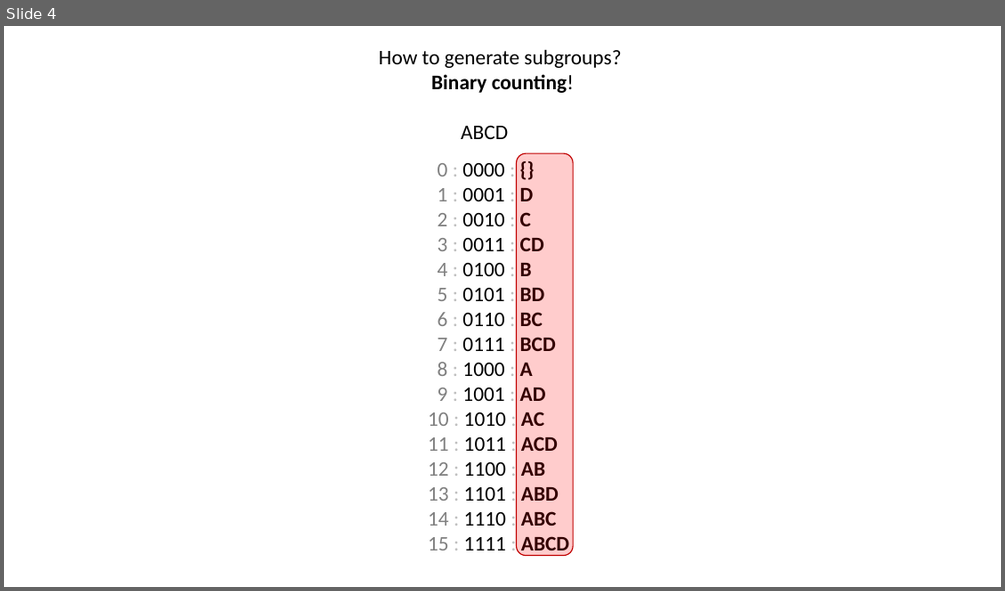
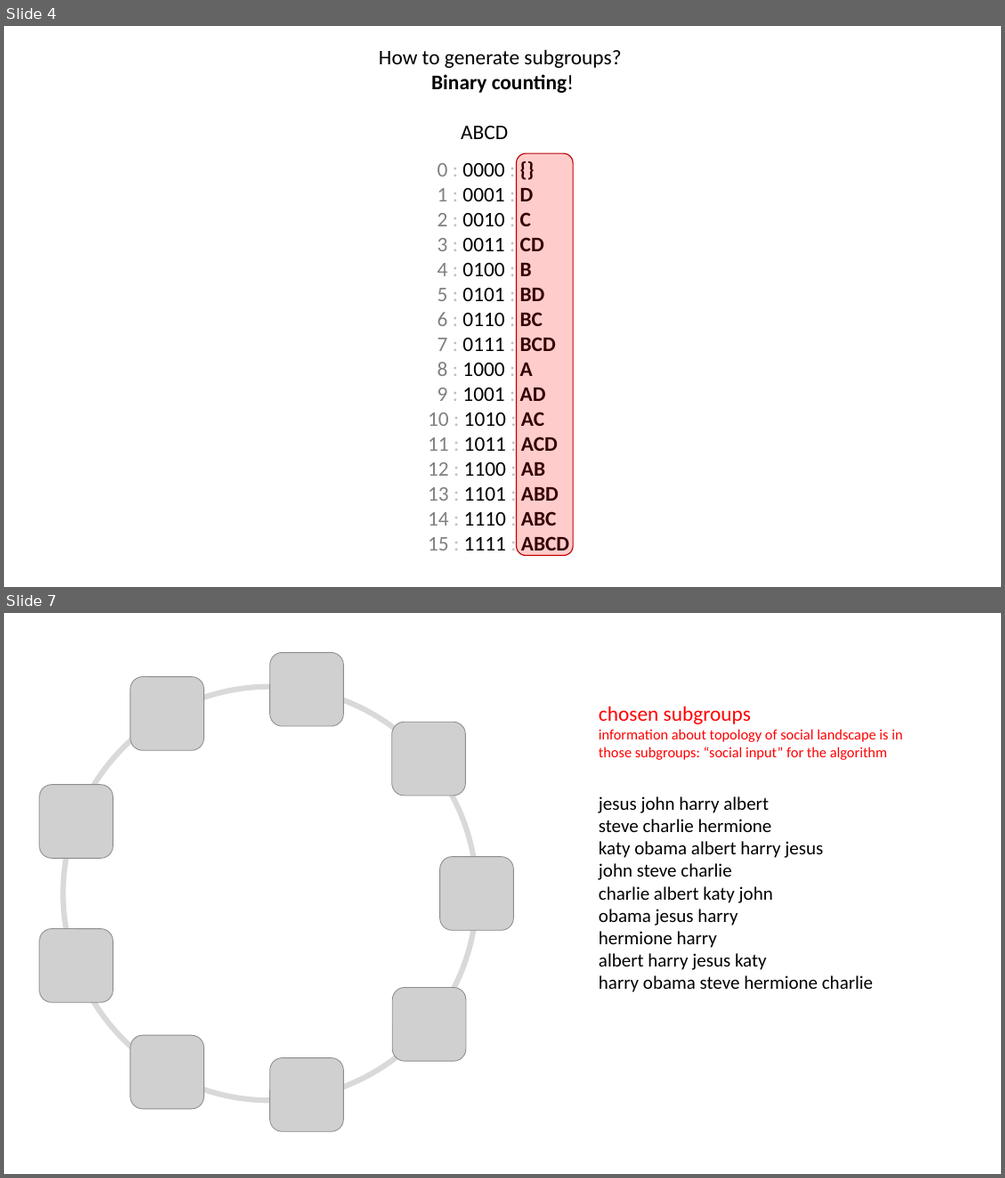
Before and after one commit to benjaminaaron/subgroups, a slide deck: presentation/presentation.pptx. Shown one above the other, each under a label of ours: slide 4 before the commit, slides 4 and 7 after it; the slides between them are not shown. The pictures are 1005x591 and 1005x1178 pixels, drawn with LibreOffice and Linux fonts; fonts in the diff are those of the drawing; grey boxes stand for pictures. Boxes give left, top, right and bottom in pixels: in the first picture for what was removed or moved away, otherwise in the second. Text is boxed around its words. In the diff, an @@ line names an element or a change of style, - is before the commit and + after.

```diff
--- a/presentation/presentation.pptx
+++ b/presentation/presentation.pptx
@@ slide 7 added at <box>4,613,1001,1174</box>, background #FFFFFF @@
@@ picture added at <box>270,653,343,726</box> @@
@@ ellipse added at <box>63,686,477,1100</box>, outline #D9D9D9 5.25 pt @@
@@ picture added at <box>130,676,203,750</box> @@
@@ text added at <box>599,706,902,760</box>, 14 pt, text #FF0000 @@
+chosen subgroups
+information about topology of social landscape is in those subgroups: “social input” for the algorithm
@@ picture added at <box>392,722,465,795</box> @@
@@ picture added at <box>39,784,113,858</box> @@
@@ text added at <box>599,796,769,813</box>, 18 pt, text #000000 @@
+jesus john harry albert
@@ text added at <box>599,819,772,832</box>, 18 pt, text #000000 @@
+steve charlie hermione
@@ text added at <box>599,841,873,992</box>, 18 pt, text #000000 @@
+katy obama albert harry jesus
+john steve charlie
+charlie albert katy john
+obama jesus harry
+hermione harry
+albert harry jesus katy
+harry obama steve hermione charlie
@@ picture added at <box>440,857,513,930</box> @@
@@ picture added at <box>39,929,113,1002</box> @@
@@ picture added at <box>392,988,465,1061</box> @@
@@ picture added at <box>130,1036,203,1109</box> @@
@@ picture added at <box>270,1058,343,1131</box> @@
```
Also in this commit, not shown: 2 slides changed, 6 other slides added, 2 slides removed, 1 other file.
